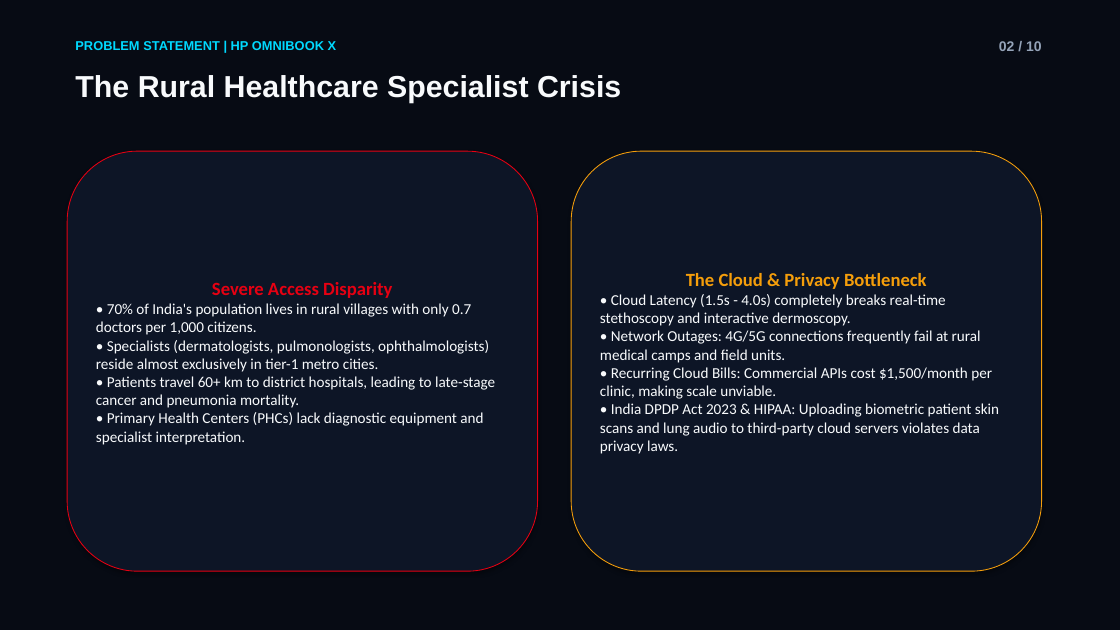
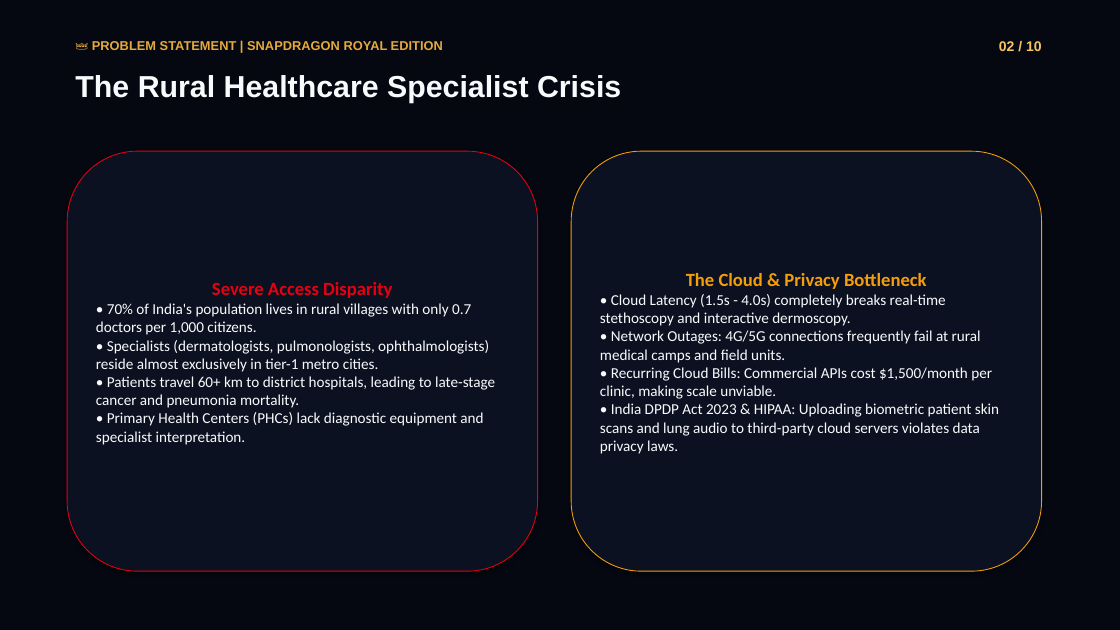
Before and after one commit to Advik123987/omnicare-snapdragon-ai, a slide deck: slide 2 of submission_files/OmniCare_AI_Snapdragon_Pitch_Presentation.pptx. Drawn at 1120x630 pixels with LibreOffice and Linux fonts; fonts in the diff are those of the drawing. Boxes give left, top, right and bottom in pixels: in the first picture for what was removed or moved away, otherwise in the second. Text is boxed around its words. In the diff, an @@ line names an element or a change of style, - is before the commit and + after.

```diff
--- a/submission_files/OmniCare_AI_Snapdragon_Pitch_Presentation.pptx
+++ b/submission_files/OmniCare_AI_Snapdragon_Pitch_Presentation.pptx
@@ rectangle at box(0, 0, 1120, 630): fill #070B14 to #050811; outline #070B14 0.75 pt to #050811 0.75 pt @@
@@ text at box(92, 41, 443, 50): text changed; text colour #00D9FF to #E5A93C @@
-PROBLEM STATEMENT | HP OMNIBOOK X
+👑 PROBLEM STATEMENT | SNAPDRAGON ROYAL EDITION
@@ text "02 / 10" at box(999, 41, 1042, 51): text colour #94A3B8 to #F5C563 @@
```
Also in this commit, not shown: 9 other slides changed, 16 other files.
